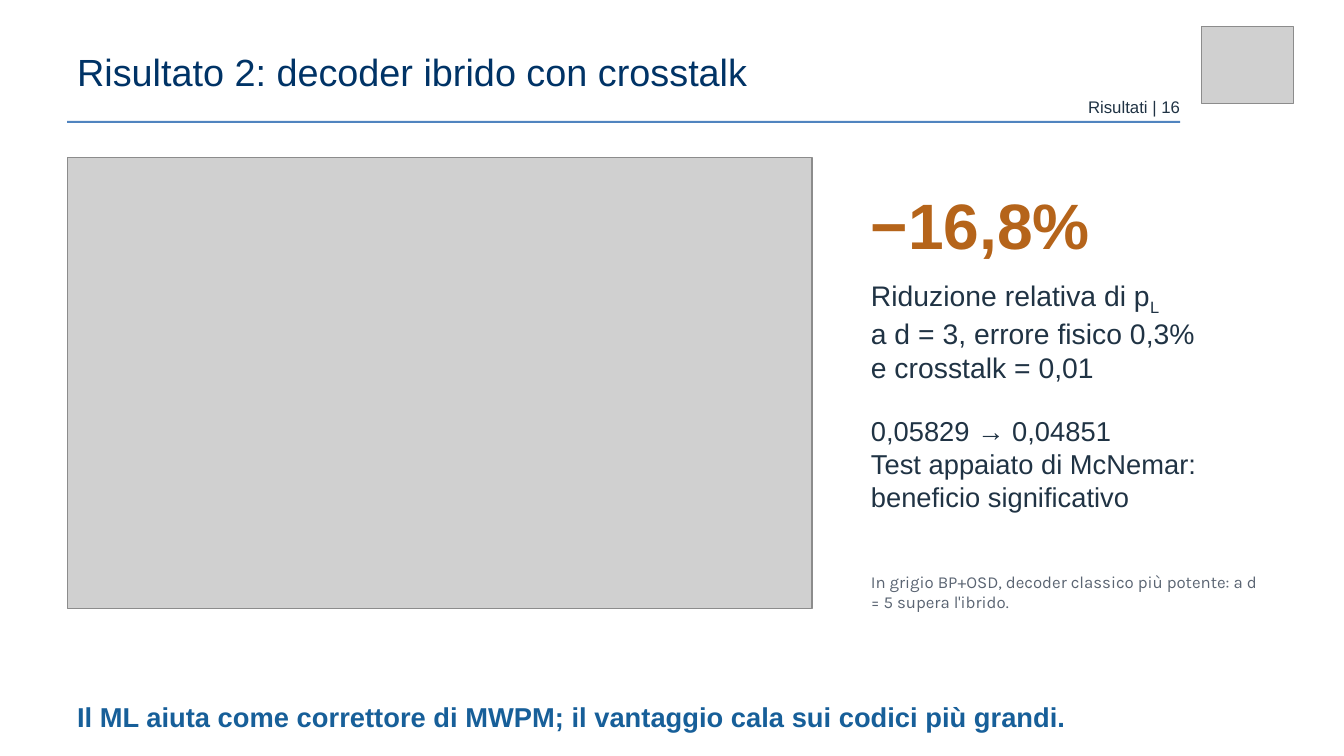
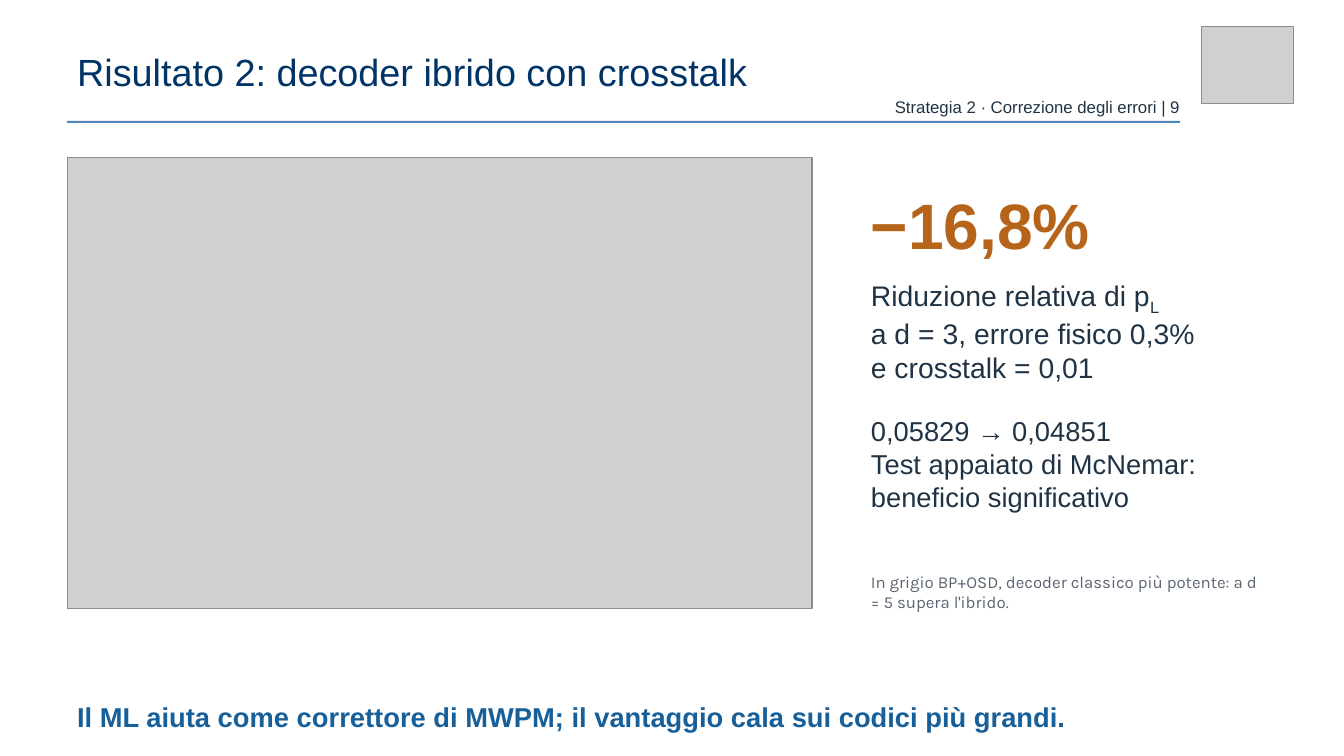
Before and after one commit to claudio-dragotta/shor-nisq-qec-thesis, a slide deck: slide 9 of presentazione/Dragotta Claudio - VERSIONE AGGIORNATA.pptx (slide 16 before the commit). Drawn at 1344x756 pixels with LibreOffice and Linux fonts; fonts in the diff are those of the drawing; grey boxes stand for pictures. Boxes give left, top, right and bottom in pixels: in the first picture for what was removed or moved away, otherwise in the second. Text is boxed around its words. In the diff, an @@ line names an element or a change of style, - is before the commit and + after.

```diff
--- a/presentazione/Dragotta Claudio - VERSIONE AGGIORNATA.pptx
+++ b/presentazione/Dragotta Claudio - VERSIONE AGGIORNATA.pptx
@@ text at (895, 101, 1179, 117): text changed @@
-Risultati | 16
+Strategia 2 · Correzione degli errori | 9
```
Also in this commit, not shown: 12 other slides changed, 7 slides removed, 29 other files.
